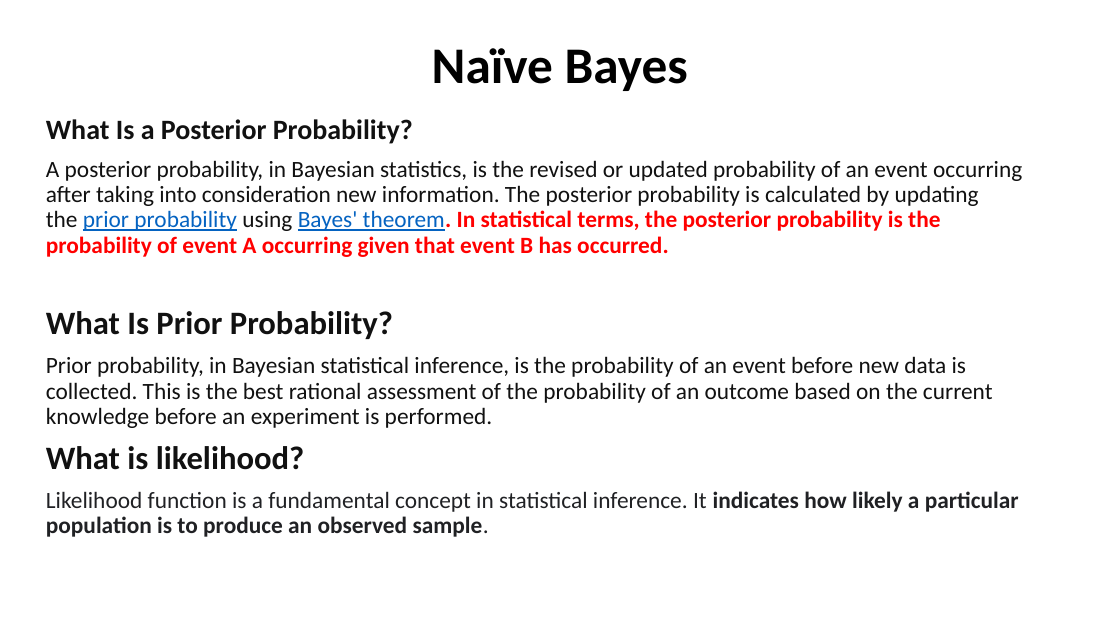
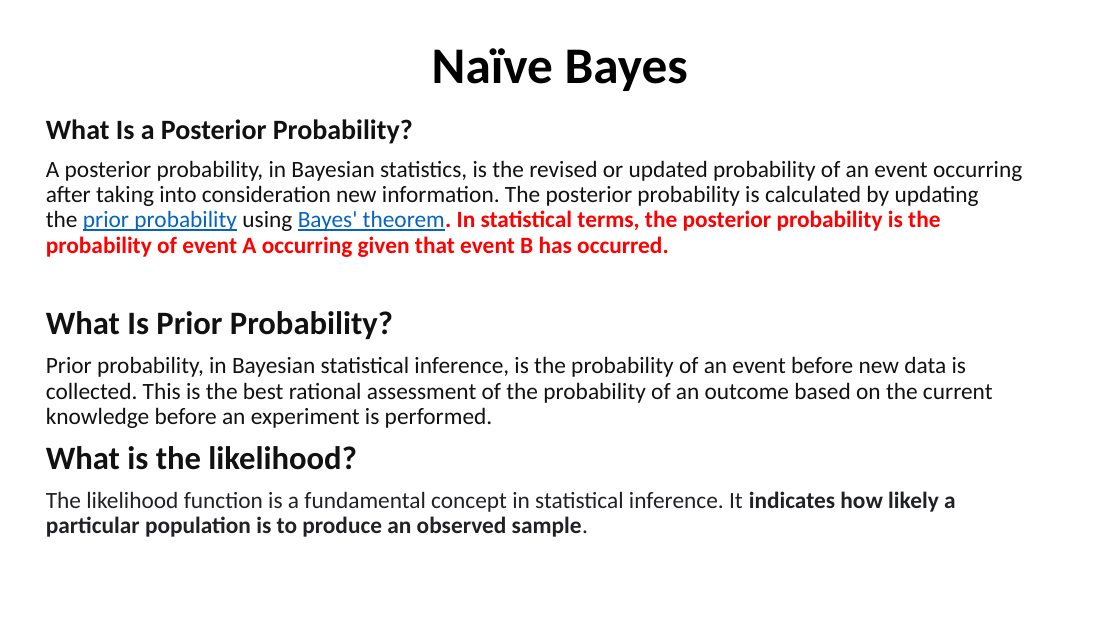
Before and after one commit to alaminbhuyan/ML_DL_AI_Files, a slide deck: slide 5 of ML Algorithm/Classification/Naive Bayes.pptx. Drawn at 1120x630 pixels with LibreOffice and Linux fonts; fonts in the diff are those of the drawing. Boxes give left, top, right and bottom in pixels: in the first picture for what was removed or moved away, otherwise in the second. Text is boxed around its words. In the diff, an @@ line names an element or a change of style, - is before the commit and + after.

Commit message:
change on Naive bayes

```diff
--- a/ML Algorithm/Classification/Naive Bayes.pptx
+++ b/ML Algorithm/Classification/Naive Bayes.pptx
@@ text at [46, 446, 956, 537]: text changed @@
-What is likelihood?
-Likelihood function is a fundamental concept in statistical inference. It indicates how likely a particular population is to produce an observed sample.
+What is the likelihood?
+The likelihood function is a fundamental concept in statistical inference. It indicates how likely a particular population is to produce an observed sample.
```
Also in this commit, not shown: 4 other slides changed.
